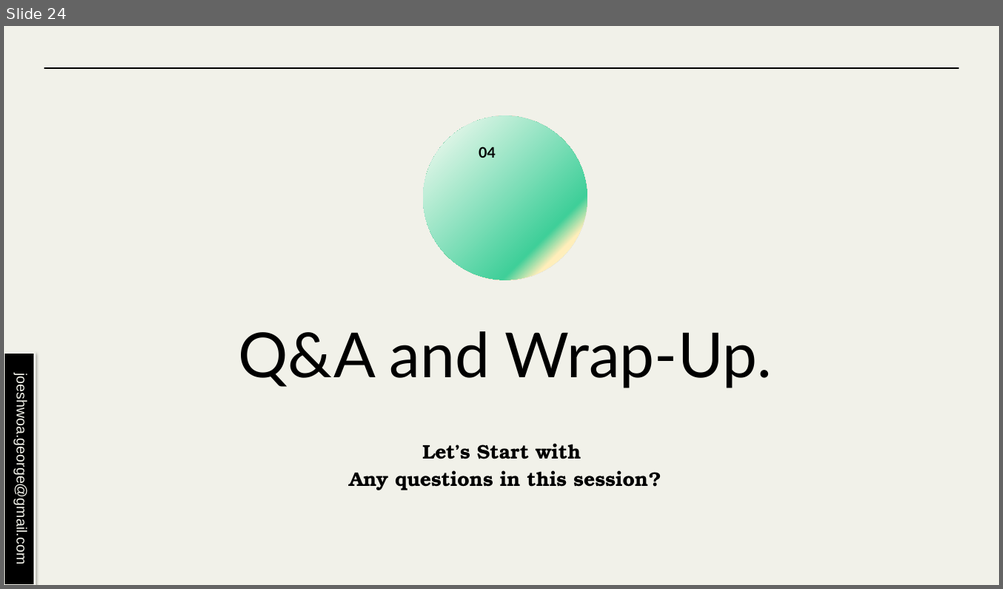
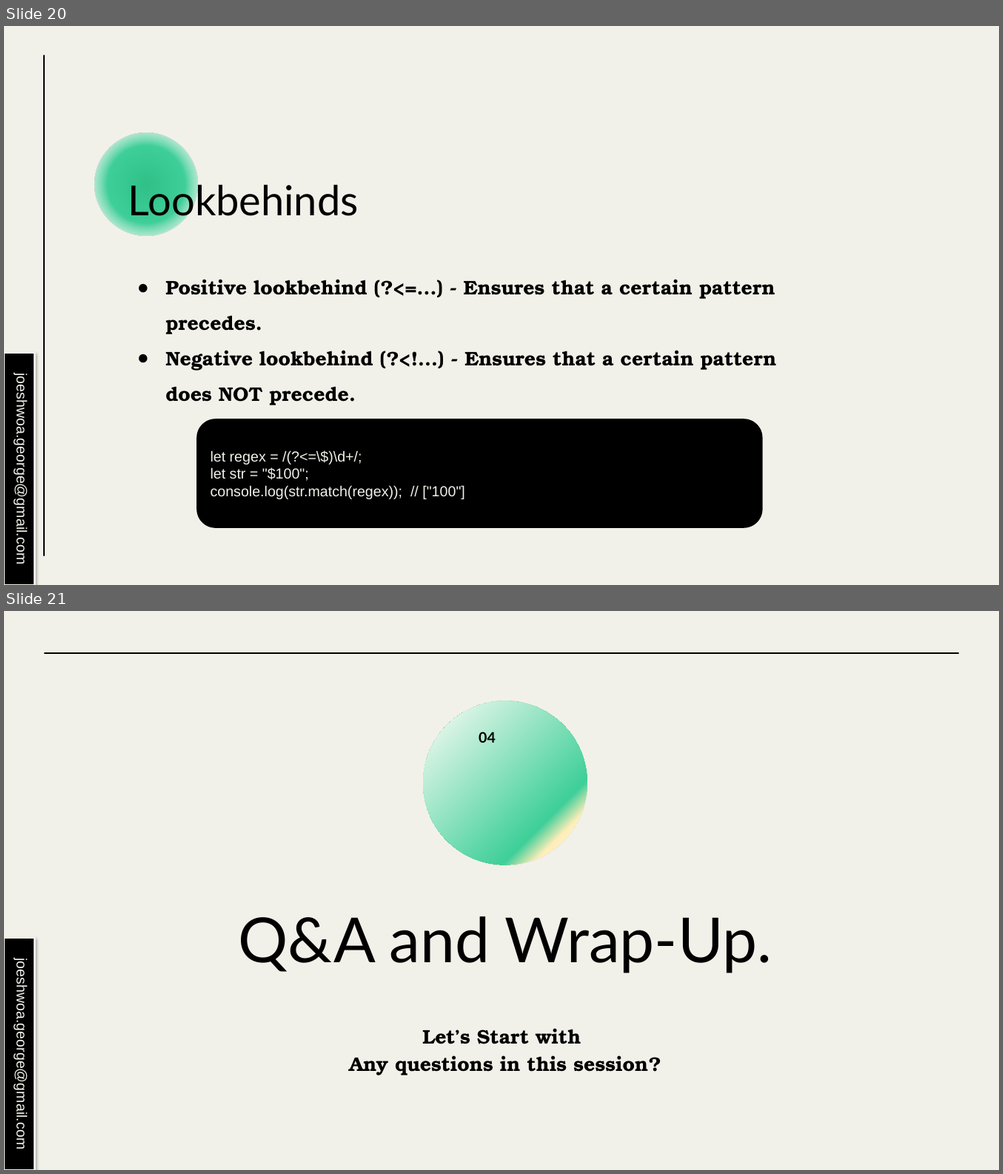
Before and after one commit to joeshwoa/Supabase_course_content, a slide deck: Mastering Supabase Session7.pptx. Shown one above the other, each under a label of ours: slide 24 before the commit, slides 20 and 21 after it. The pictures are 1003x589 and 1003x1174 pixels, drawn with LibreOffice and Linux fonts; fonts in the diff are those of the drawing. Boxes give left, top, right and bottom in pixels: in the first picture for what was removed or moved away, otherwise in the second. Text is boxed around its words. In the diff, an @@ line names an element or a change of style, - is before the commit and + after.

```diff
--- a/Mastering Supabase Session7.pptx
+++ b/Mastering Supabase Session7.pptx
@@ slide 20 added at box(4, 26, 999, 585), background #F1F1E9 @@
@@ line added from (44, 56) to (44, 556), #000000 1.5 pt @@
@@ ellipse added at box(94, 133, 197, 235), fill gradient #30C088 to #3FCF99 to #FFFFFF @@
@@ title added at box(128, 179, 358, 223), 40 pt, text #000000 @@
+Lookbehinds
@@ text added at box(165, 279, 777, 406), 19 pt, text #000000, bold @@
+● Positive lookbehind (?<=...) - Ensures that a certain pattern precedes.
+● Negative lookbehind (?<!...) - Ensures that a certain pattern does NOT precede.
@@ rectangle added at box(5, 353, 35, 585), fill #000000, outline #F1F1E9 2 pt, 14 pt, text #F1F1E9 @@
+joeshwoa.george@gmail.com
@@ rounded rectangle added at box(198, 420, 762, 528), fill #000000, outline #000000 2 pt, 14 pt, text #F1F1E9 @@
+let regex = /(?<=\$)\d+/;
+let str = "$100";
+console.log(str.match(regex)); // ["100"]
@@ what was slide 24 is now slide 21 @@
```
Also in this commit, not shown: 12 slides changed, 8 other slides added, 13 slides removed, 12 other files.
